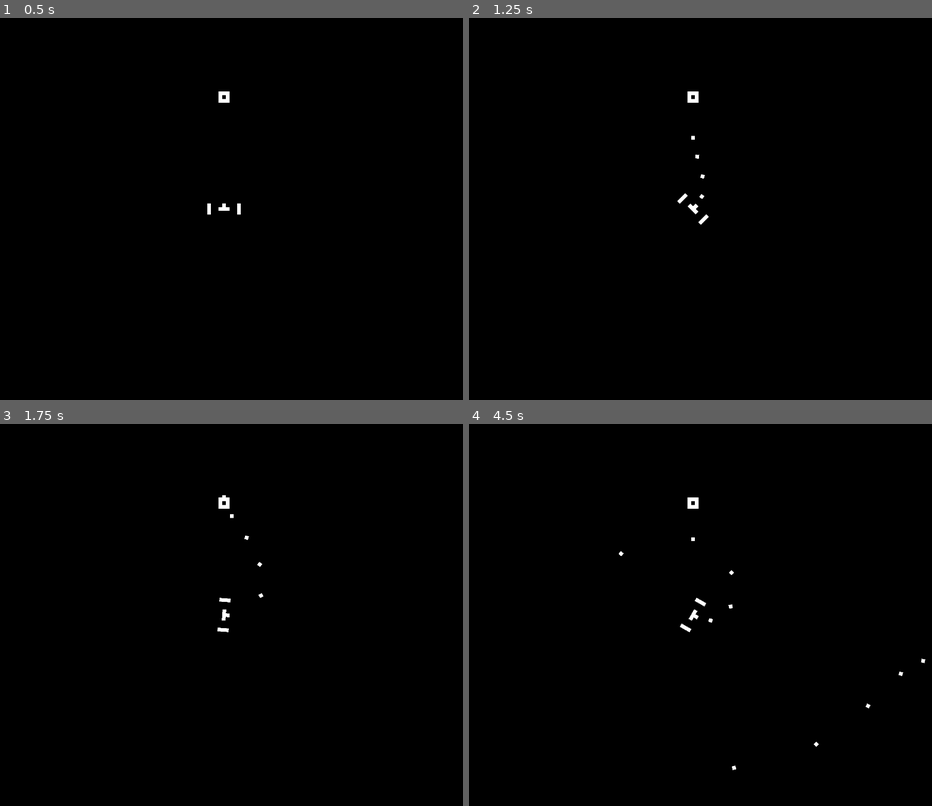
Above: before the commit, frames 1-4 (two rows, left to right).
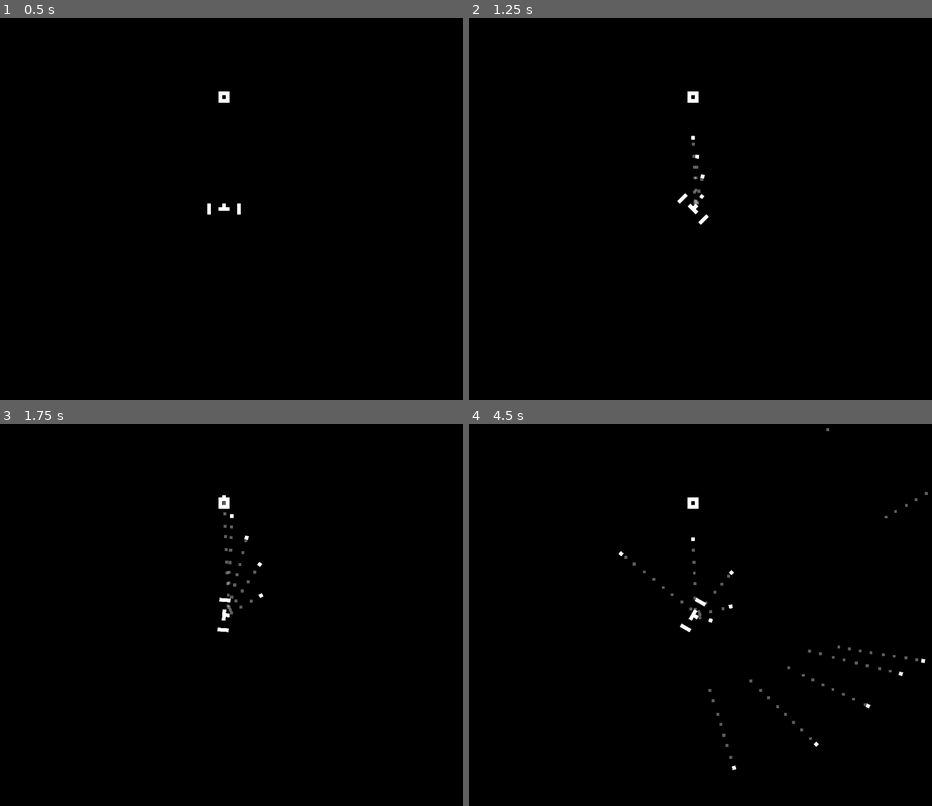
Above: after the commit, the same moments.

Repository: xphere/innerspace-lite-godot-jam-2018
Game: Godot game, scene res://scenes/World.tscn
Two runs of this game, one before a commit and one after it. Both use one fixed random seed, a clock stepped at 60 frames per second and the inputs below.
Inputs:
- Up to frame 1 (0.5 s): no input
- Up to frame 2 (1.25 s): tap Enter at 0.5 s; hold Right (rotate_right) from 0.53 s (still down); hold Up (fire) from 0.53 s (still down)
- Up to frame 3 (1.75 s): release Right (rotate_right) at 1.28 s; release Up (fire) at 1.28 s; hold Left (rotate_left) from 1.28 s (still down); tap Up (fire) at 1.35 s
- Up to frame 4 (4.5 s): release Left (rotate_left) at 2.03 s; hold Up (fire) 2.03-2.78 s; hold Right (rotate_right) 2.03-3.53 s; tap Up (fire) at 2.85, 4.35 s; hold Up (fire) 3.53-4.28 s; hold Left (rotate_left) from 3.53 s (still down)

Frame 1 is identical in both runs. In frame 2, less than 0.1% of the frame differs, in the area x 48-51%, y 32-49%; in frame 3, 0.2%; in frame 4, 0.4%, in the area x 33-100%, y 1-88%.

Commit message:
add smoke to bullets

Diff:
--- a/scenes/Bullet.gd
+++ b/scenes/Bullet.gd
@@ -1,6 +1,12 @@
 extends Node2D
 
 const SPEED = 25
+
+var direction
+
+
+func _ready():
+	direction = Vector2(0, 1).rotated(rotation)
 
 
 func _physics_process(delta):
@@ -8,7 +14,7 @@
 
 
 func advance(delta):
-	position -= Vector2(0, 1).rotated(rotation) * SPEED * delta
+	position -= direction * SPEED * delta
 
 
 func _on_VisibilityNotifier_screen_exited():
--- a/scenes/Bullet.tscn
+++ b/scenes/Bullet.tscn
@@ -1,7 +1,8 @@
-[gd_scene load_steps=4 format=2]
+[gd_scene load_steps=5 format=2]
 
 [ext_resource path="res://scenes/Bullet.gd" type="Script" id=1]
 [ext_resource path="res://images/sprites.png" type="Texture" id=2]
+[ext_resource path="res://scenes/Smoke.tres" type="Material" id=3]
 
 [sub_resource type="RectangleShape2D" id=1]
 
@@ -37,4 +38,26 @@
 
 rect = Rect2( -1, -1, 2, 2 )
 
+[node name="Smoke" type="Particles2D" parent="." index="3"]
+
+emitting = true
+amount = 8
+lifetime = 1.0
+one_shot = false
+preprocess = 0.0
+speed_scale = 1.0
+explosiveness = 0.0
+randomness = 0.0
+fixed_fps = 0
+fract_delta = true
+visibility_rect = Rect2( -100, -100, 200, 200 )
+local_coords = false
+draw_order = 0
+process_material = ExtResource( 3 )
+texture = null
+normal_map = null
+h_frames = 1
+v_frames = 1
+_sections_unfolded = [ "Drawing", "Process Material" ]
+
 [connection signal="screen_exited" from="VisibilityNotifier" to="." method="_on_VisibilityNotifier_screen_exited"]
--- /dev/null
+++ b/scenes/Smoke.tres
@@ -0,0 +1,40 @@
+[gd_resource type="ParticlesMaterial" format=2]
+
+[resource]
+
+render_priority = 0
+trail_divisor = 2
+emission_shape = 0
+flag_align_y = false
+flag_rotate_y = false
+flag_disable_z = true
+spread = 45.0
+flatness = 0.0
+gravity = Vector3( 0, 0, 0 )
+initial_velocity = 1.0
+initial_velocity_random = 0.0
+angular_velocity = 0.0
+angular_velocity_random = 0.0
+orbit_velocity = 0.0
+orbit_velocity_random = 0.0
+linear_accel = 0.0
+linear_accel_random = 0.0
+radial_accel = 0.0
+radial_accel_random = 0.0
+tangential_accel = 0.0
+tangential_accel_random = 0.0
+damping = 0.0
+damping_random = 0.0
+angle = 0.0
+angle_random = 0.0
+scale = 0.7
+scale_random = 0.5
+color = Color( 1, 1, 1, 0.376471 )
+hue_variation = 0.0
+hue_variation_random = 0.0
+anim_speed = 0.0
+anim_speed_random = 0.0
+anim_offset = 0.0
+anim_offset_random = 0.0
+anim_loop = true
+_sections_unfolded = [ "Emission Shape", "Trail" ]
